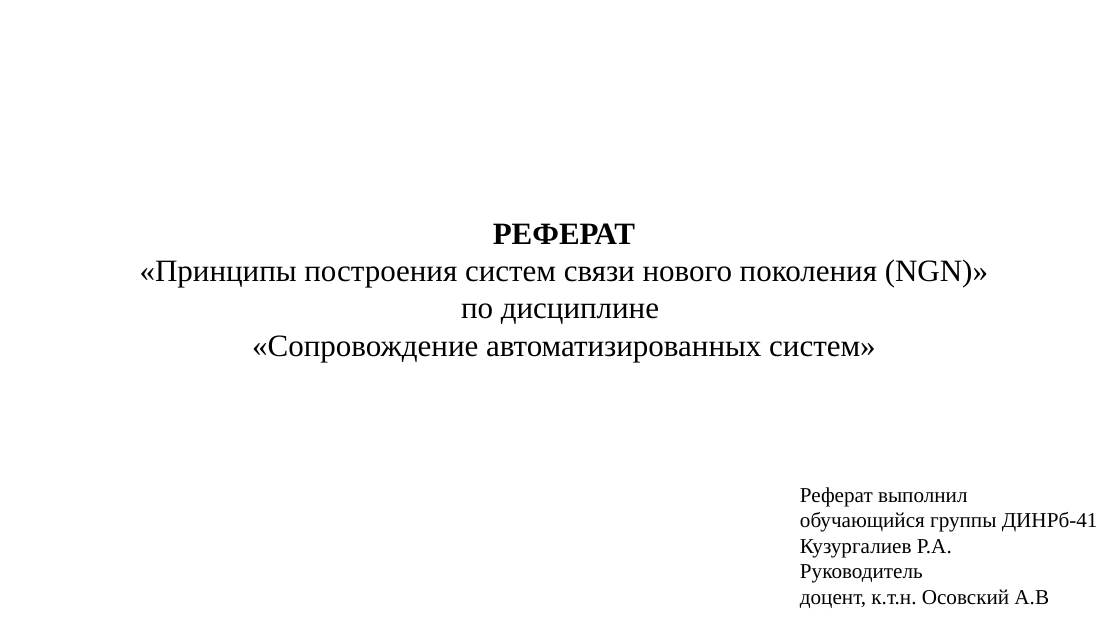
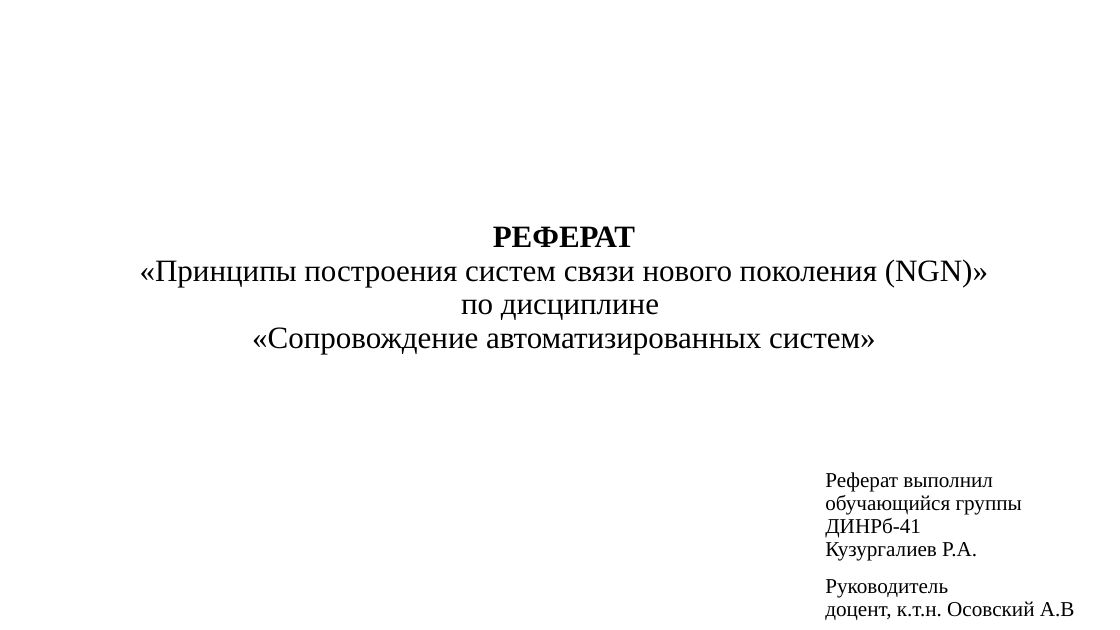
Before and after one commit to RAdKuzur/ASTU, a slide deck: slide 1 of Реферат Сети и телекоммуникации/Презентация реферат.pptx. Drawn at 1120x630 pixels with LibreOffice and Linux fonts; fonts in the diff are those of the drawing. Boxes give left, top, right and bottom in pixels: in the first picture for what was removed or moved away, otherwise in the second. Text is boxed around its words. In the diff, an @@ line names an element or a change of style, - is before the commit and + after.

```diff
--- a/Реферат Сети и телекоммуникации/Презентация реферат.pptx
+++ b/Реферат Сети и телекоммуникации/Презентация реферат.pptx
@@ title "РЕФЕРАТ" at (140,226,988,354): line spacing 1 to 0.9 @@
@@ subtitle "Реферат выполнил обучающийся группы ДИНРб-41 ..." at (825,472,1075,620): indent changed; line spacing 1 to 0.9; more space between paragraphs @@
```
Also in this commit, not shown: 9 other slides changed, 1 slide added, 2 other files.
